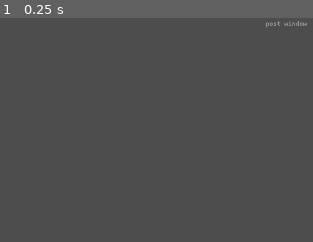
Above: before the commit, frame 1.
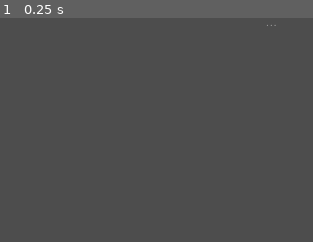
Above: after the commit, the same moment.

Repository: loopier/animatron
Game: Godot game, scene res://main.tscn
Two runs of this game, one before a commit and one after it. Both use one fixed random seed, a clock stepped at 60 frames per second and the inputs below.
Inputs:
- Up to frame 1 (0.25 s): no input
The pictures show only the part of the screen within x 50-100%, y 0-50%; the shares and areas given below are measured in that part.

The runs differ from the first frame. In frame 1, 0.1% of the frame differs, in the area x 84-99%, y 1-5%.

Commit message:
Add `/post` and post window controls

Diff:
--- a/Main.gd
+++ b/Main.gd
@@ -74,6 +74,10 @@
 func _input(event):
 	if event.is_action_pressed("toggle_editor", true):
 		$HSplitContainer.set_visible(not($HSplitContainer.is_visible()))
+	if event.is_action_pressed("toggle_post", true):
+		$HSplitContainer/VBoxContainer.set_visible(not($HSplitContainer/VBoxContainer.is_visible()))
+	if event.is_action_pressed("clear_post", true):
+		$HSplitContainer/VBoxContainer/PostWindow.clear()
 
 func _on_osc_msg_received(addr: String, args: Array, sender: String):
 	# TODO: send [addr, args] to OCL interpreter and receive an array of commands
--- a/main.tscn
+++ b/main.tscn
@@ -66,7 +66,7 @@
 theme = ExtResource("3_fotw2")
 theme_override_styles/normal = ExtResource("5_efpnp")
 theme_override_styles/read_only = ExtResource("5_efpnp")
-placeholder_text = "post window"
+placeholder_text = "..."
 editable = false
 context_menu_enabled = false
 drag_and_drop_selection_enabled = false
--- a/project.godot
+++ b/project.godot
@@ -59,3 +59,13 @@
 "events": [Object(InputEventKey,"resource_local_to_scene":false,"resource_name":"","device":-1,"window_id":0,"alt_pressed":false,"shift_pressed":false,"ctrl_pressed":true,"meta_pressed":false,"pressed":false,"keycode":0,"physical_keycode":45,"key_label":0,"unicode":45,"echo":false,"script":null)
 ]
 }
+toggle_post={
+"deadzone": 0.5,
+"events": [Object(InputEventKey,"resource_local_to_scene":false,"resource_name":"","device":-1,"window_id":0,"alt_pressed":false,"shift_pressed":false,"ctrl_pressed":true,"meta_pressed":false,"pressed":false,"keycode":0,"physical_keycode":80,"key_label":0,"unicode":112,"echo":false,"script":null)
+]
+}
+clear_post={
+"deadzone": 0.5,
+"events": [Object(InputEventKey,"resource_local_to_scene":false,"resource_name":"","device":-1,"window_id":0,"alt_pressed":false,"shift_pressed":true,"ctrl_pressed":false,"meta_pressed":false,"pressed":false,"keycode":0,"physical_keycode":80,"key_label":0,"unicode":80,"echo":false,"script":null)
+]
+}
